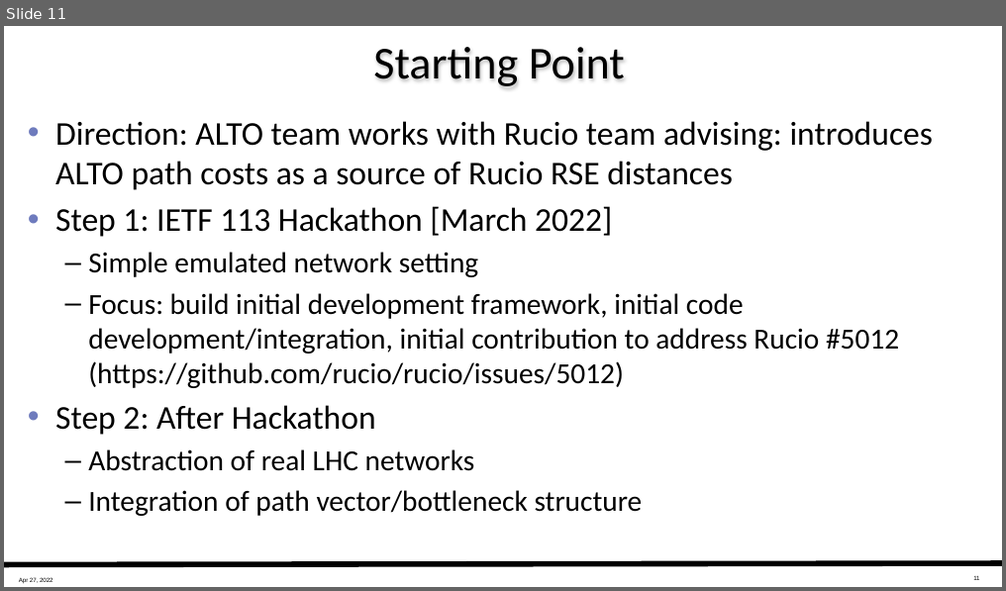
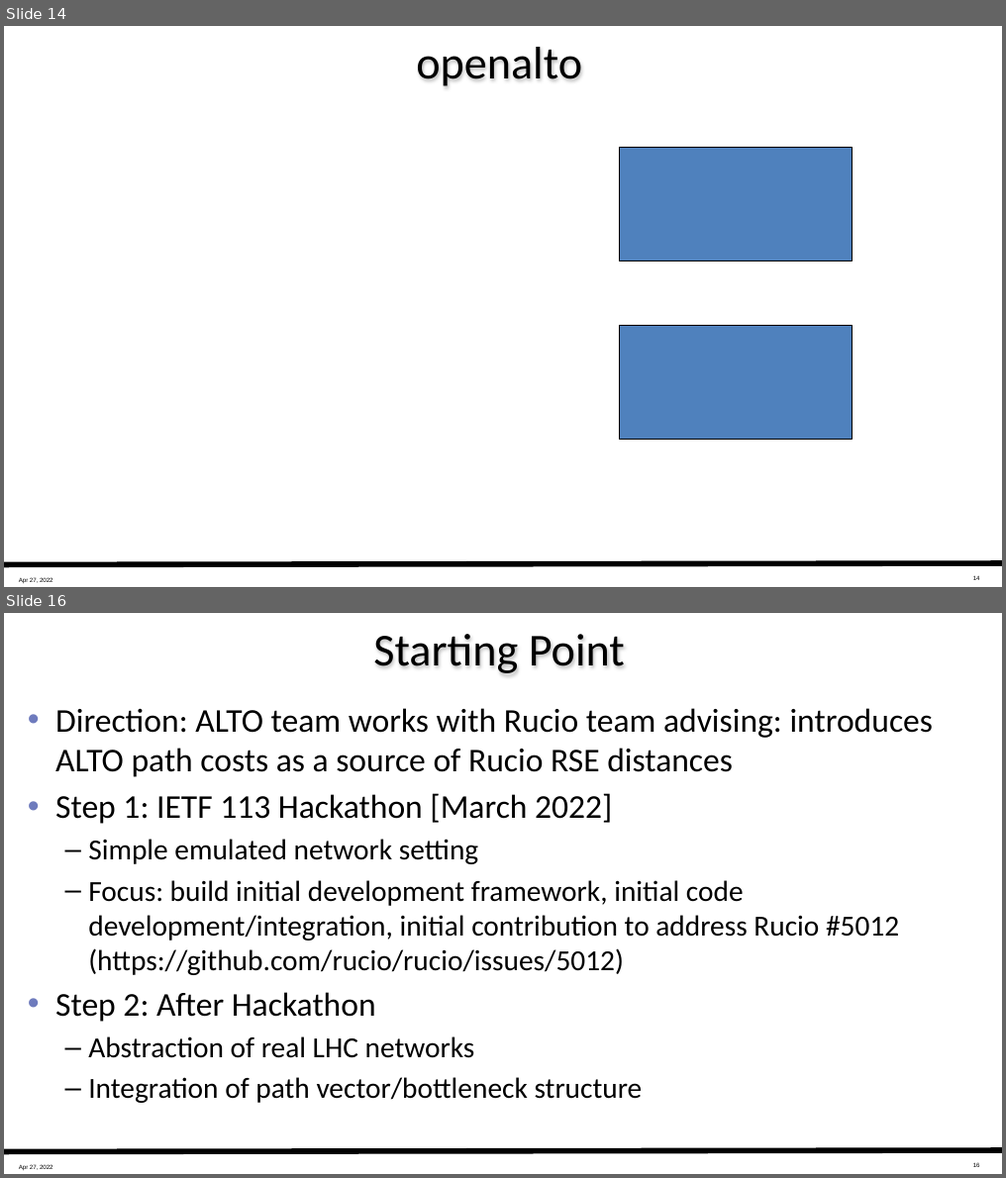
Before and after one commit to ietf-wg-alto/wg-materials, a slide deck: working-documents/wclg-doma/slides-doma-overview-2022-04-27.pptx. Shown one above the other, each under a label of ours: slide 11 before the commit, slides 14 and 16 after it; the slides between them are not shown. The pictures are 1006x591 and 1006x1178 pixels, drawn with LibreOffice and Linux fonts; fonts in the diff are those of the drawing. Boxes give left, top, right and bottom in pixels: in the first picture for what was removed or moved away, otherwise in the second. Text is boxed around its words. In the diff, an @@ line names an element or a change of style, - is before the commit and + after.

```diff
--- a/working-documents/wclg-doma/slides-doma-overview-2022-04-27.pptx
+++ b/working-documents/wclg-doma/slides-doma-overview-2022-04-27.pptx
@@ slide 14 added at (4, 26, 1002, 587), background #FFFFFF; not listed: 3 template elements that a slide beside it also shows @@
@@ title added at (416, 47, 582, 87), 33 pt, text #000000 @@
+openalto
@@ rectangle added at (619, 148, 851, 262), fill #4F81BD, outline #000000 0.75 pt @@
@@ rectangle added at (619, 325, 851, 439), fill #4F81BD, outline #000000 0.75 pt @@
@@ what was slide 11 is now slide 16 @@
@@ page number at (973, 1162, 980, 1167): text changed @@
-11
+16
```
Also in this commit, not shown: 6 slides changed, 6 other slides added, 5 other files.
